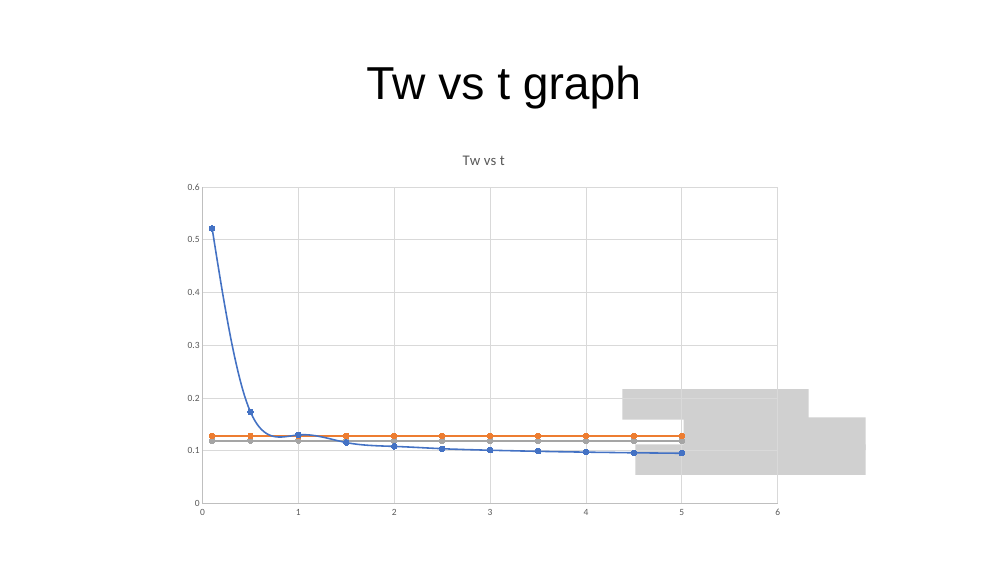
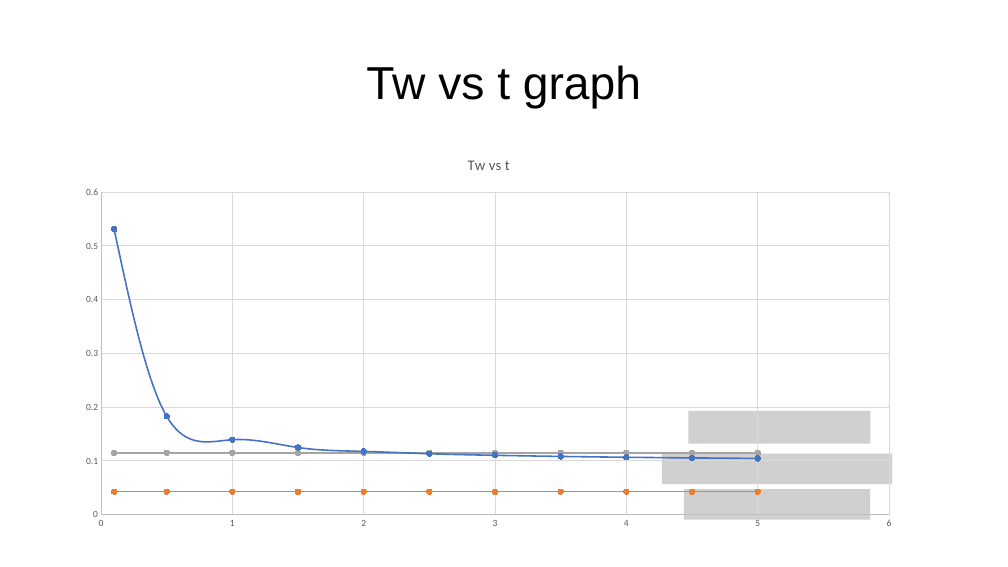
Before and after one commit to extinguishergeeks/xtinguisher.github.io, a slide deck: slide 14 of Tank Calculations.pptx. Drawn at 1008x567 pixels with LibreOffice and Linux fonts; fonts in the diff are those of the drawing; grey boxes stand for pictures. Boxes give left, top, right and bottom in pixels: in the first picture for what was removed or moved away, otherwise in the second. Text is boxed around its words. In the diff, an @@ line names an element or a change of style, - is before the commit and + after.

```diff
--- a/Tank Calculations.pptx
+++ b/Tank Calculations.pptx
@@ scatter smooth chart at [70,140,909,537] @@
-Series 1: (0.1, 0.52), (0.5, 0.17), (1, 0.13), (1.5, 0.12), (2, 0.11), (2.5, 0.1), (3, 0.1), (3.5, 0.1), (4, 0.1), (4.5, 0.1), (5, 0.1)
+Series 1: (0.1, 0.53), (0.5, 0.18), (1, 0.14), (1.5, 0.12), (2, 0.12), (2.5, 0.11), (3, 0.11), (3.5, 0.11), (4, 0.11), (4.5, 0.11), (5, 0.1)
-Series 2: (0.1, 0.13), (0.5, 0.13), (1, 0.13), (1.5, 0.13), (2, 0.13), (2.5, 0.13), (3, 0.13), (3.5, 0.13), (4, 0.13), (4.5, 0.13), (5, 0.13)
+Series 2: (0.1, 0.04), (0.5, 0.04), (1, 0.04), (1.5, 0.04), (2, 0.04), (2.5, 0.04), (3, 0.04), (3.5, 0.04), (4, 0.04), (4.5, 0.04), (5, 0.04)
@@ scatter smooth chart: place and size @@
-scatter smooth chart at [175,135,792,526]
+scatter smooth chart at [70,140,909,537]
@@ picture removed at [622,389,808,420] @@
@@ picture: place and size @@
-picture at [684,417,866,450]
+picture at [689,411,871,443]
@@ picture: place and size @@
-picture at [635,445,866,475]
+picture at [662,454,893,484]
@@ picture added at [684,489,870,520] @@
```
Also in this commit, not shown: 6 other slides changed.
